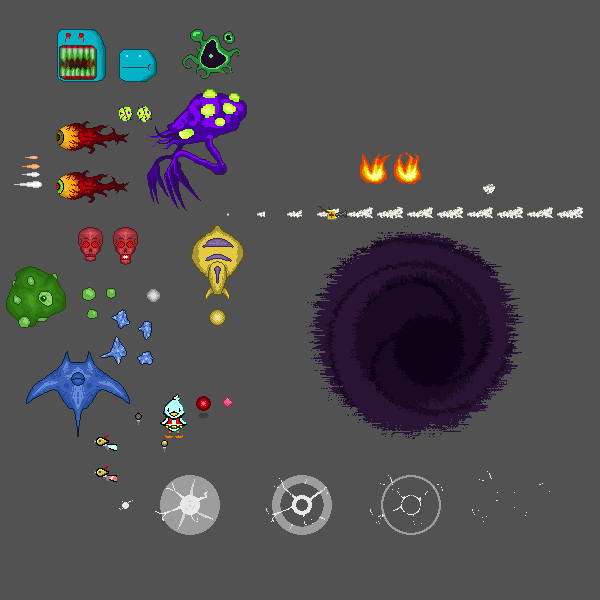
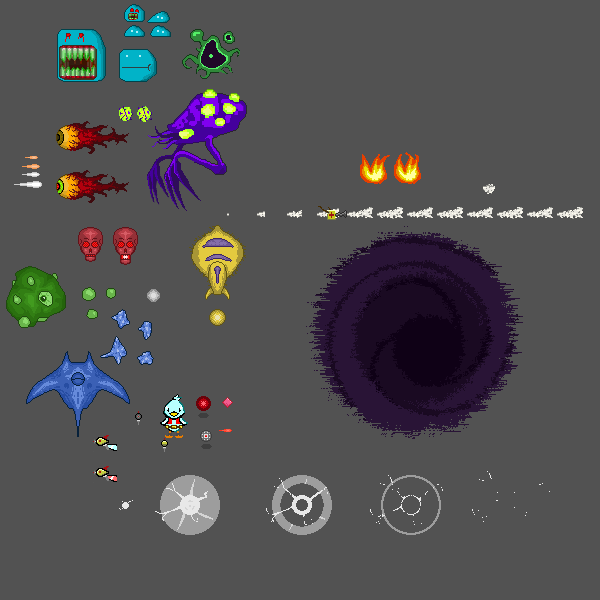
Comparing the layer stacks of the two (600, 600) images. Changes:
painted on "mobs" over 62, 4, 232, 449
